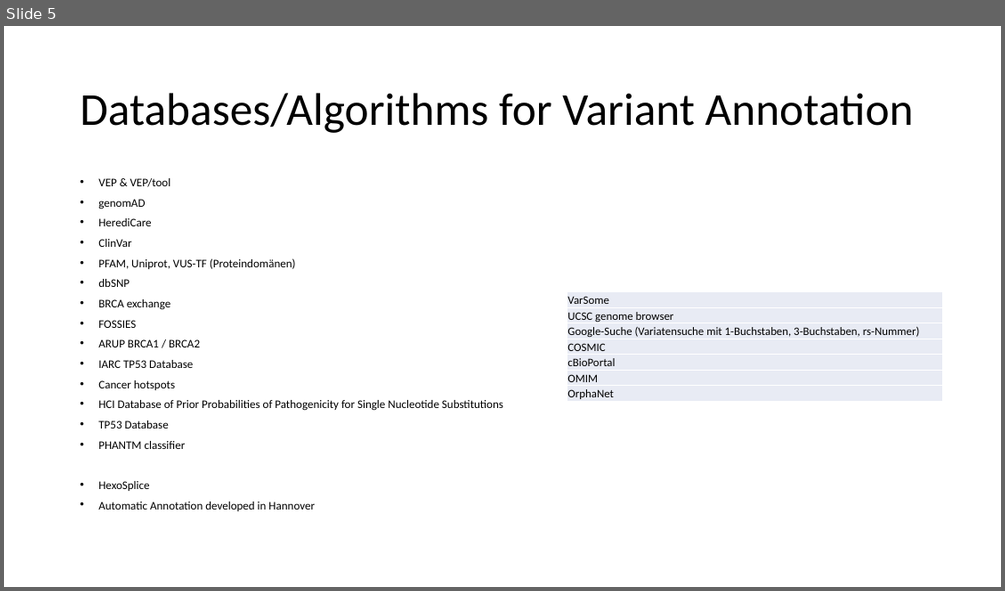
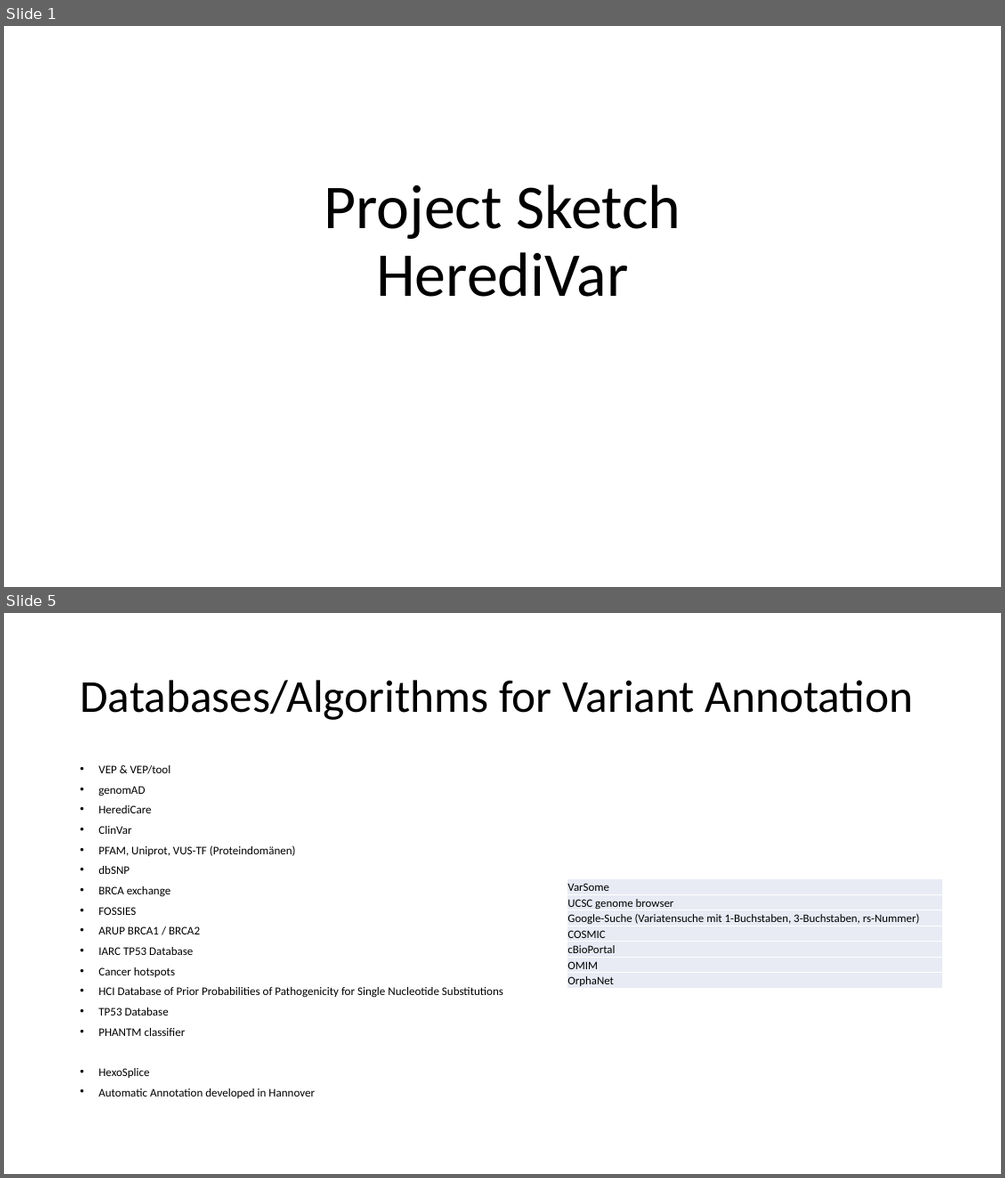
Before and after one commit to GC-HBOC/HerediVar, a slide deck: doc/presentations/02_03_22_project_sketch.pptx. Shown one above the other, each under a label of ours: slide 5 before the commit, slides 1 and 5 after it; the slides between them are not shown. The pictures are 1005x591 and 1005x1178 pixels, drawn with LibreOffice and Linux fonts; fonts in the diff are those of the drawing. Boxes give left, top, right and bottom in pixels: in the first picture for what was removed or moved away, otherwise in the second. Text is boxed around its words. In the diff, an @@ line names an element or a change of style, - is before the commit and + after.

```diff
--- a/doc/presentations/02_03_22_project_sketch.pptx
+++ b/doc/presentations/02_03_22_project_sketch.pptx
@@ slide 1 added at box(4, 26, 1001, 587), background #FFFFFF @@
@@ title added at box(324, 184, 681, 297), 60 pt, text #000000 @@
+Project Sketch
+HerediVar
```
Also in this commit, not shown: 3 slides changed, 3 other slides added, 1 slide removed, 1 other file.
